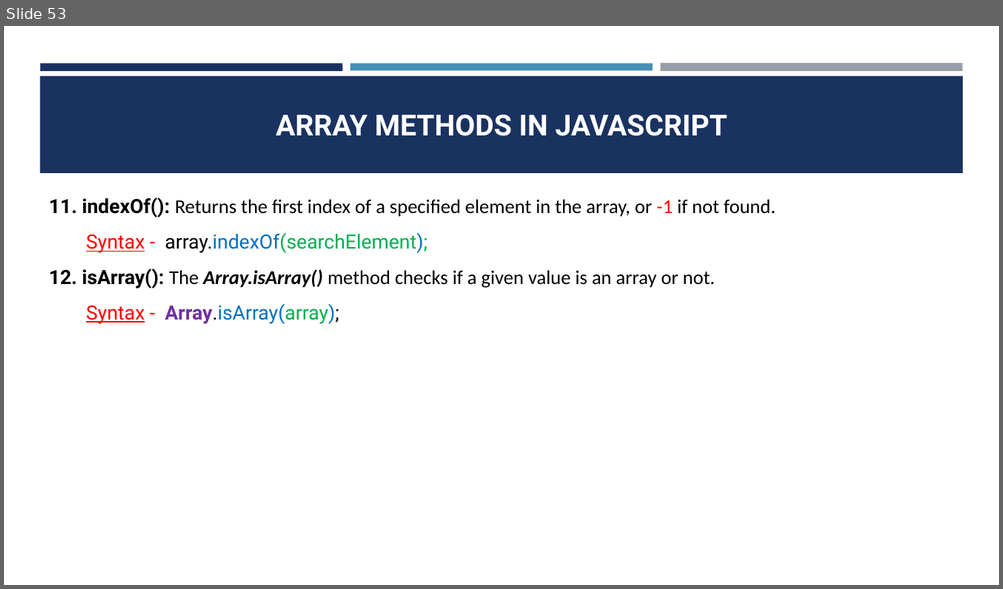
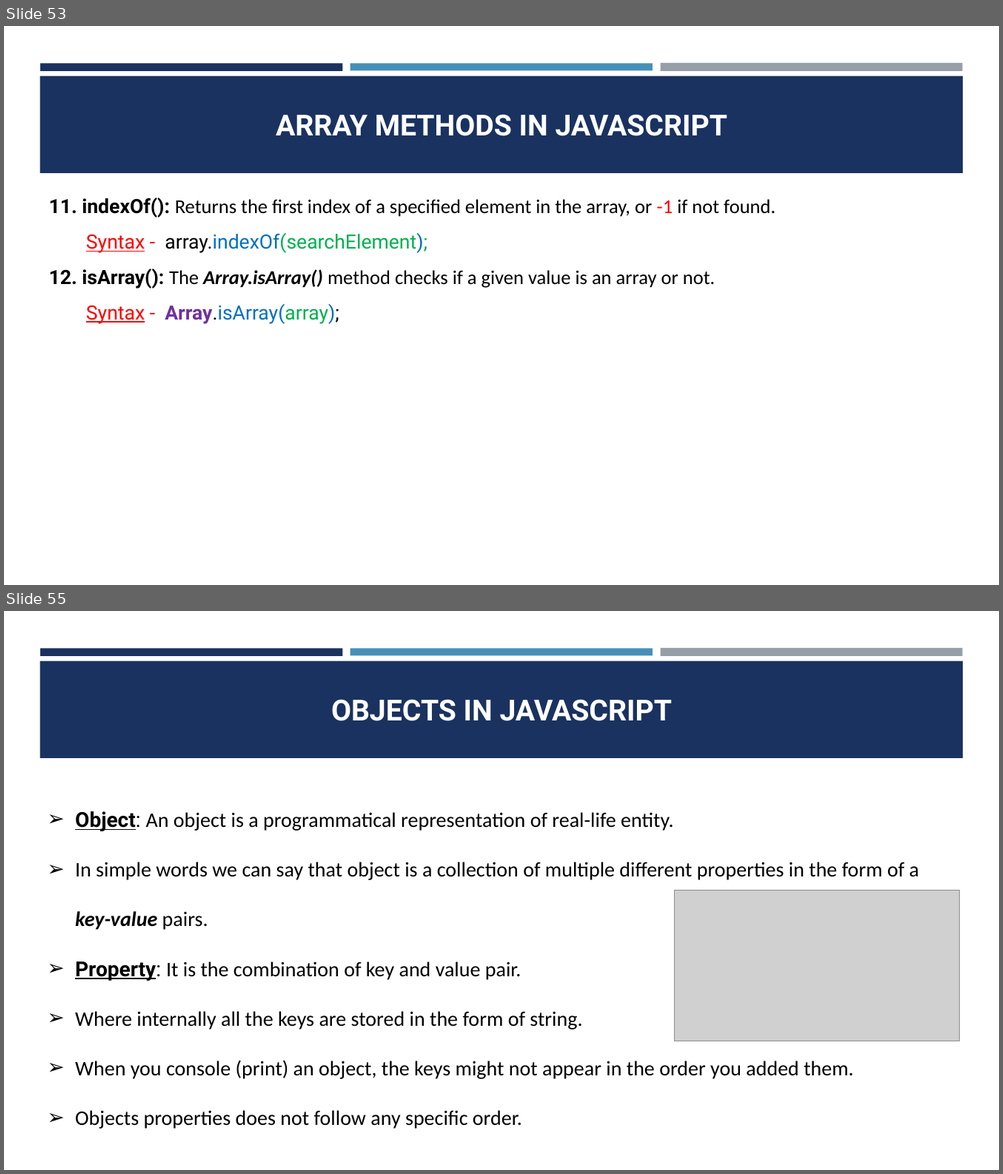
Before and after one commit to CodeCrafterRohit/PEC-Training, a slide deck: JAVASCRIPT/JAVASCRIPT PPT.pptx. Shown one above the other, each under a label of ours: slide 53 before the commit, slides 53 and 55 after it; the slides between them are not shown. The pictures are 1003x589 and 1003x1174 pixels, drawn with LibreOffice and Linux fonts; fonts in the diff are those of the drawing; grey boxes stand for pictures. Boxes give left, top, right and bottom in pixels: in the first picture for what was removed or moved away, otherwise in the second. Text is boxed around its words. In the diff, an @@ line names an element or a change of style, - is before the commit and + after.

Commit message:
JS DAY-10 Code and PPT Updated

```diff
--- a/JAVASCRIPT/JAVASCRIPT PPT.pptx
+++ b/JAVASCRIPT/JAVASCRIPT PPT.pptx
@@ slide 55 added at (4, 611, 999, 1170), background #FFFFFF; not listed: 4 template elements that a slide beside it also shows @@
@@ title added at (331, 699, 672, 721), 28 pt, text #FFFFFF, bold @@
+OBJECTS IN JAVASCRIPT
@@ text added at (75, 812, 919, 1129), 20 pt, text #000000 @@
+➢ Object: An object is a programmatical representation of real-life entity.
+➢ In simple words we can say that object is a collection of multiple different properties in the form of a key-value pairs.
+➢ Property: It is the combination of key and value pair.
+➢ Where internally all the keys are stored in the form of string.
+➢ When you console (print) an object, the keys might not appear in the order you added them.
+➢ Objects properties does not follow any specific order.
@@ picture added at (674, 890, 960, 1042) @@
```
Also in this commit, not shown: 19 other slides added, 14 other files.
